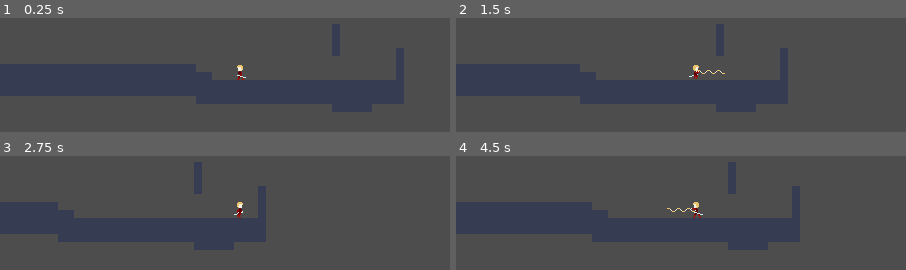
Above: before the commit, frames 1-4 (two rows, left to right).
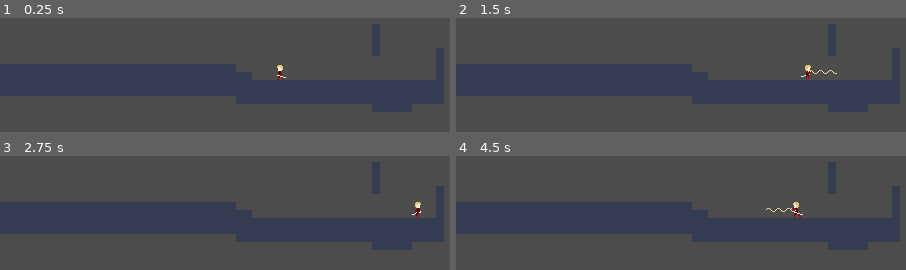
Above: after the commit, the same moments.

Repository: Zac707/into-the-night
Game: Godot game, scene res://Scenes/test_scene.tscn
Same seed, same stepped clock (60 frames per second), same inputs: the game is played once before the commit and once after it. The project has no main scene, so this scene is started directly. The engine's default icon, where the game draws it, is replaced by a stand-in: a white triangle on a blue panel in a dark square.
Inputs (mouse positions are in pixels of both pictures, inside the frame that each line leads up to):
- Up to frame 1 (0.25 s): no input
- Up to frame 2 (1.5 s): tap Enter at 0.5 s; move the mouse to (802, 59) at 0.52 s; hold Right (right) 0.53-1.28 s; tap Space (jump) at 0.6, 0.77, 1.07 s; move the mouse to (600, 85) at 1.27 s; hold Down (down) from 1.28 s (still down); click (600, 85) at 1.35 s
- Up to frame 3 (2.75 s): tap Space (jump) at 1.52, 1.55, 1.82, 2.1 s; move the mouse to (outside the picture) at 2.02 s; release Down (down) at 2.03 s; hold Right (right) from 2.03 s (still down)
- Up to frame 4 (4.5 s): move the mouse to (672, 264) at 2.77 s; release Right (right) at 2.78 s; hold Up (up) 2.78-3.53 s; click (672, 264) at 2.85 s; tap Space (jump) at 3.02, 3.05, 3.32, 3.6, 3.77, 4.07 s; move the mouse to (838, 250) at 3.52 s; hold Left (left) from 3.53 s (still down); move the mouse to (550, 169) at 4.27 s; click (550, 169) at 4.35 s

The runs differ from the first frame. In frame 1, 0.3% of the frame differs, in the area x 52-64%, y 41-55%; in frame 2, 0.4%; in frame 3, 0.3%; in frame 4, 0.4%, in the area x 46-78%, y 40-55%.

Commit message:
primitives Kamerasystem eingefügt
zusätzlich bugfixing, reihenfolge der states abrufe hat dazu geführt dass nicht gesprungen wurde wenn gkleichzeitig eine rennbewegeung aktiviert wurde

Diff:
--- a/Scenes/test_scene.tscn
+++ b/Scenes/test_scene.tscn
@@ -3,8 +3,10 @@
 [ext_resource type="PackedScene" uid="uid://b12qphkprkc6k" path="res://Scenes/wall-test.tscn" id="2_ia1lp"]
 [ext_resource type="PackedScene" uid="uid://e5si1uhdi5tv" path="res://Scenes/player_test.tscn" id="2_sasra"]
 [ext_resource type="Texture2D" uid="uid://h0kulcf6uu6a" path="res://icon.svg" id="3_sasra"]
-[ext_resource type="Script" uid="uid://cuoa7246uoybo" path="res://Scripts/tile_map_layer.gd" id="4_ak5v8"]
 [ext_resource type="PackedScene" uid="uid://boqrgbpx4fbi2" path="res://Scenes/bounce_test.tscn" id="4_hb2xm"]
+[ext_resource type="Script" uid="uid://couknjkkg81o5" path="res://Scripts/camera_manager.gd" id="5_rdbpf"]
+[ext_resource type="Script" uid="uid://drb20mh2p308q" path="res://Scripts/camera_bounds.gd" id="6_x033f"]
+[ext_resource type="Script" uid="uid://p0cjno0rknc6" path="res://Scripts/camera_box.gd" id="7_oho3u"]
 
 [sub_resource type="TileSetAtlasSource" id="TileSetAtlasSource_coq8p"]
 texture = ExtResource("3_sasra")
@@ -524,6 +526,12 @@
 physics_layer_0/collision_layer = 1
 sources/1 = SubResource("TileSetAtlasSource_coq8p")
 
+[sub_resource type="RectangleShape2D" id="RectangleShape2D_rdbpf"]
+size = Vector2(484, 338)
+
+[sub_resource type="RectangleShape2D" id="RectangleShape2D_d3awe"]
+size = Vector2(310, 129)
+
 [node name="Node2D" type="Node2D" unique_id=1221631049]
 
 [node name="Area2D" parent="." unique_id=1589036698 instance=ExtResource("2_ia1lp")]
@@ -536,11 +544,63 @@
 [node name="TileMapLayer" type="TileMapLayer" parent="." unique_id=1567049223]
 tile_map_data = PackedByteArray("AAAIAAUAAQABAAEAAAAJAAUAAQABAAEAAAAKAAUAAQABAAEAAAALAAUAAQABAAEAAAAMAAUAAQABAAEAAAANAA …(18544 unchanged characters)…
 tile_set = SubResource("TileSet_2nij2")
-script = ExtResource("4_ak5v8")
 
 [node name="Area2D2" parent="." unique_id=1655997416 instance=ExtResource("4_hb2xm")]
 position = Vector2(-56, 0)
 
-[node name="CameraBounds" type="Node2D" parent="." unique_id=1625460627]
-
-[node name="Marker2D" type="Marker2D" parent="CameraBounds" unique_id=2045421338]
+[node name="CameraManager" type="Node2D" parent="." unique_id=139159229 node_paths=PackedStringArray("camera_boxes")]
+script = ExtResource("5_rdbpf")
+camera_boxes = [NodePath("CameraBox2"), NodePath("CameraBox1")]
+
+[node name="CameraBox1" type="Area2D" parent="CameraManager" unique_id=1526587279 node_paths=PackedStringArray("camera_bounds")]
+script = ExtResource("7_oho3u")
+camera_bounds = NodePath("CameraBounds1")
+
+[node name="CollisionShape2D" type="CollisionShape2D" parent="CameraManager/CameraBox1" unique_id=901111431]
+shape = SubResource("RectangleShape2D_rdbpf")
+
+[node name="CameraBounds1" type="Node2D" parent="CameraManager/CameraBox1" unique_id=1625460627 node_paths=PackedStringArray("camera_manager")]
+script = ExtResource("6_x033f")
+boundary_order = 1
+camera_manager = NodePath("../..")
+
+[node name="xMin" type="Marker2D" parent="CameraManager/CameraBox1/CameraBounds1" unique_id=2045421338]
+position = Vector2(-500, 0)
+
+[node name="xMax" type="Marker2D" parent="CameraManager/CameraBox1/CameraBounds1" unique_id=1838036220]
+position = Vector2(300, 0)
+
+[node name="yMin" type="Marker2D" parent="CameraManager/CameraBox1/CameraBounds1" unique_id=1994801937]
+position = Vector2(0, 200)
+
+[node name="yMax" type="Marker2D" parent="CameraManager/CameraBox1/CameraBounds1" unique_id=878091458]
+position = Vector2(0, -130)
+
+[node name="CameraBox2" type="Area2D" parent="CameraManager" unique_id=1063632086 node_paths=PackedStringArray("camera_bounds")]
+position = Vector2(-650, 0)
+script = ExtResource("7_oho3u")
+camera_bounds = NodePath("CameraBounds2")
+
+[node name="CollisionShape2D" type="CollisionShape2D" parent="CameraManager/CameraBox2" unique_id=1646112931]
+shape = SubResource("RectangleShape2D_d3awe")
+
+[node name="CameraBounds2" type="Node2D" parent="CameraManager/CameraBox2" unique_id=2019250906 node_paths=PackedStringArray("camera_manager")]
+position = Vector2(650, 0)
+script = ExtResource("6_x033f")
+boundary_order = 2
+camera_manager = NodePath("../..")
+
+[node name="xMin" type="Marker2D" parent="CameraManager/CameraBox2/CameraBounds2" unique_id=1743759504]
+position = Vector2(-800, 0)
+
+[node name="xMax" type="Marker2D" parent="CameraManager/CameraBox2/CameraBounds2" unique_id=183595145]
+position = Vector2(100, 0)
+
+[node name="yMin" type="Marker2D" parent="CameraManager/CameraBox2/CameraBounds2" unique_id=1318098730]
+position = Vector2(0, 200)
+
+[node name="yMax" type="Marker2D" parent="CameraManager/CameraBox2/CameraBounds2" unique_id=253938721]
+position = Vector2(0, -200)
+
+[connection signal="body_entered" from="CameraManager/CameraBox1" to="CameraManager/CameraBox1" method="_on_body_entered"]
+[connection signal="body_entered" from="CameraManager/CameraBox2" to="CameraManager/CameraBox2" method="_on_body_entered"]
--- a/Scripts/Player States/player_fall.gd
+++ b/Scripts/Player States/player_fall.gd
@@ -29,7 +29,7 @@
 		transitioned_state.emit(self, "PlayerRun")
 	elif Input.is_action_pressed("hook_test"):
 		transitioned_state.emit(self, "PlayerHook")
-	elif player.is_on_wall_only() and transition_time >= 0.05:
+	elif player.is_on_wall_only() and transition_time >= 0.05 and player.velocity.y > -10:
 		transitioned_state.emit(self, "PlayerWallcling")
 	elif Input.is_action_pressed("attack"):
 		transitioned_state.emit(self, "PlayerAttack")
--- a/Scripts/Player States/player_idle.gd
+++ b/Scripts/Player States/player_idle.gd
@@ -17,15 +17,15 @@
 
 func update(_delta: float):
 	if player.is_on_floor():
-		if Input.is_action_pressed("right") or Input.is_action_pressed("left"):
-			PlayerMovement.get_horizontal_input(player)
-			transitioned_state.emit(self, "PlayerRun")
-		elif Input.is_action_just_pressed("jump"):
+		if Input.is_action_just_pressed("jump"):
 			transitioned_state.emit(self, "PlayerJump")
 		elif Input.is_action_pressed("hook_test"):
 			transitioned_state.emit(self, "PlayerHook")
 		elif Input.is_action_pressed("attack"):
 			transitioned_state.emit(self, "PlayerAttack")
+		elif Input.is_action_pressed("right") or Input.is_action_pressed("left"):
+			PlayerMovement.get_horizontal_input(player)
+			transitioned_state.emit(self, "PlayerRun")
 
 	PlayerMovement.get_last_direction_pressed(player)
 
--- a/Scripts/Player States/player_jump.gd
+++ b/Scripts/Player States/player_jump.gd
@@ -26,7 +26,7 @@
 		transitioned_state.emit(self, "PlayerRun")
 	elif Input.is_action_pressed("hook_test"):
 		transitioned_state.emit(self, "PlayerHook")
-	elif player.is_on_wall_only():
+	elif player.is_on_wall_only() and player.velocity.y > -10:
 		transitioned_state.emit(self, "PlayerWallcling")
 	elif Input.is_action_pressed("attack"):
 		transitioned_state.emit(self, "PlayerAttack")
--- a/Scripts/Player States/player_run.gd
+++ b/Scripts/Player States/player_run.gd
@@ -19,9 +19,7 @@
 
 
 func update(_delta: float):
-	if player.velocity.x == 0:
-		transitioned_state.emit(self, "PlayerIdle")
-	elif Input.is_action_just_pressed("jump"):
+	if Input.is_action_just_pressed("jump"):
 		transitioned_state.emit(self, "PlayerJump")
 	elif not player.is_on_floor():
 		transitioned_state.emit(self, "PlayerFall")
@@ -29,6 +27,8 @@
 		transitioned_state.emit(self, "PlayerHook")
 	elif Input.is_action_pressed("attack"):
 		transitioned_state.emit(self, "PlayerAttack")
+	elif player.velocity.x == 0:
+		transitioned_state.emit(self, "PlayerIdle")
 
 
 func physics_update(_delta: float):
--- a/Scripts/camera.gd
+++ b/Scripts/camera.gd
@@ -10,7 +10,6 @@
 	if bounds == []:
 		return
 	limit_left = bounds[0].x
-	limit_top = bounds[0].y
 	limit_right = bounds[1].x
-	limit_bottom = bounds[1].y
-	print(limit_left, limit_top, limit_right, limit_bottom)
+	limit_bottom = bounds[2].y
+	limit_top = bounds[3].y
--- /dev/null
+++ b/Scripts/camera_bounds.gd
@@ -0,0 +1,35 @@
+extends Node2D
+
+
+@export var boundary_order: int
+@export var camera_manager: Node2D
+
+
+func _ready() -> void:
+	if camera_manager.camera_setting == boundary_order:
+		GlobalEventManager.change_tilemaps_bounds(get_tile_bounds())
+
+func get_tile_bounds() -> Array[Vector2]:
+	var children = get_children()
+	if children.is_empty():
+		return []
+
+	var first_pos = children[0].position
+	var min_x = first_pos.x
+	var max_x = first_pos.x
+	var min_y = first_pos.y
+	var max_y = first_pos.y
+
+	for child in children:
+		if child is Marker2D:
+			var pos = child.position
+			min_x = min(min_x, pos.x)
+			max_x = max(max_x, pos.x)
+			min_y = min(min_y, pos.y)
+			max_y = max(max_y, pos.y)
+	return [
+		Vector2(min_x, 0),
+		Vector2(max_x, 0),
+		Vector2(0, max_y),
+		Vector2(0, min_y)
+	]
--- /dev/null
+++ b/Scripts/camera_box.gd
@@ -0,0 +1,11 @@
+extends Area2D
+
+
+@export var camera_bounds: Node2D
+
+signal new_camera_boundaries
+
+
+func _on_body_entered(body: Node2D) -> void:
+	if body.is_in_group("Player"):
+		new_camera_boundaries.emit(camera_bounds)
--- /dev/null
+++ b/Scripts/camera_manager.gd
@@ -0,0 +1,16 @@
+extends Node2D
+
+
+@export var camera_boxes: Array[Area2D]
+
+var camera_setting: int = 1
+
+
+func _ready() -> void:
+	for box in camera_boxes:
+		box.new_camera_boundaries.connect(change_boundaries)
+
+
+func change_boundaries(new_boundaries):
+	camera_setting = new_boundaries.boundary_order
+	GlobalEventManager.change_tilemaps_bounds(new_boundaries.get_tile_bounds())
Not shown, added: Scripts/camera_bounds.gd.uid
Not shown, added: Scripts/camera_box.gd.uid
Not shown, added: Scripts/camera_manager.gd.uid
